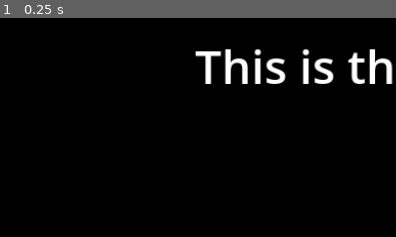
Above: before the commit, frame 1.
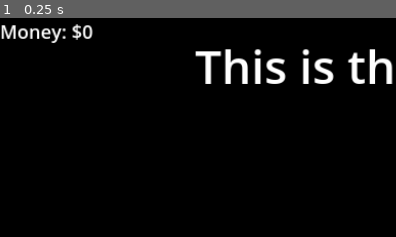
Above: after the commit, the same moment.

Repository: michael-j-coyne/space-defense
Game: Godot game, scene res://screens/shop.tscn
Two runs of this game, one before a commit and one after it. Both use one fixed random seed, a clock stepped at 60 frames per second and the inputs below. This scene is started directly instead of the project's main scene.
Inputs:
- Up to frame 1 (0.25 s): no input
The pictures show only the part of the screen within x 0-50%, y 0-50%; the shares and areas given below are measured in that part.

The runs differ from the first frame. In frame 1, 0.9% of the frame differs, in the area x 0-24%, y 2-12%.
Error in both runs: Invalid call. Nonexistent function 'keys' in base 'Nil'. (res://screens/shop.gd:39)

Commit message:
Add score display to shop

Diff:
--- a/screens/shop.tscn
+++ b/screens/shop.tscn
@@ -1,7 +1,8 @@
-[gd_scene load_steps=3 format=3 uid="uid://brehrasdkr54o"]
+[gd_scene load_steps=4 format=3 uid="uid://brehrasdkr54o"]
 
 [ext_resource type="Texture2D" uid="uid://btva022o2i1tt" path="res://assets/black_background.png" id="1_wj78m"]
 [ext_resource type="Script" path="res://screens/shop.gd" id="2_ol8q6"]
+[ext_resource type="PackedScene" uid="uid://b3vr16v53ni8l" path="res://scenes/score_display.tscn" id="3_d4ukl"]
 
 [node name="Shop" type="Sprite2D"]
 texture = ExtResource("1_wj78m")
@@ -41,4 +42,6 @@
 theme_override_constants/h_separation = 10
 theme_override_constants/v_separation = 10
 
+[node name="ScoreDisplay" parent="." instance=ExtResource("3_d4ukl")]
+
 [connection signal="pressed" from="Button" to="." method="_on_continue_pressed"]
